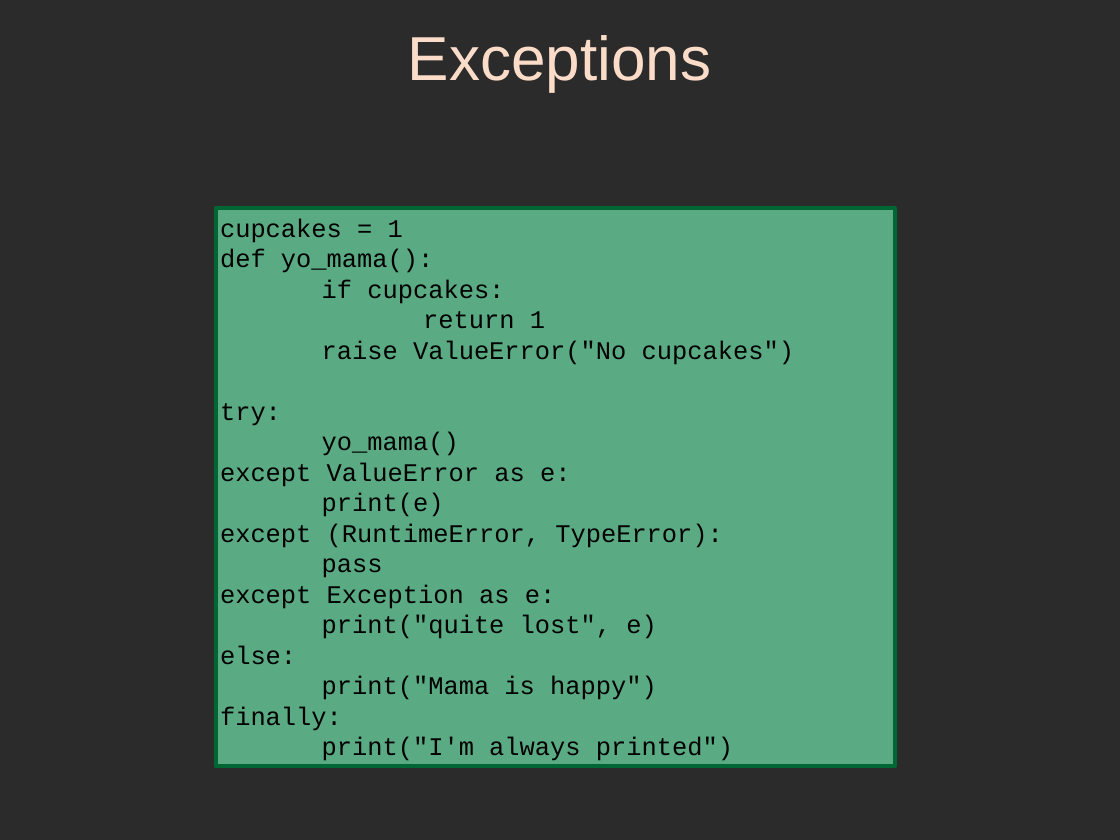
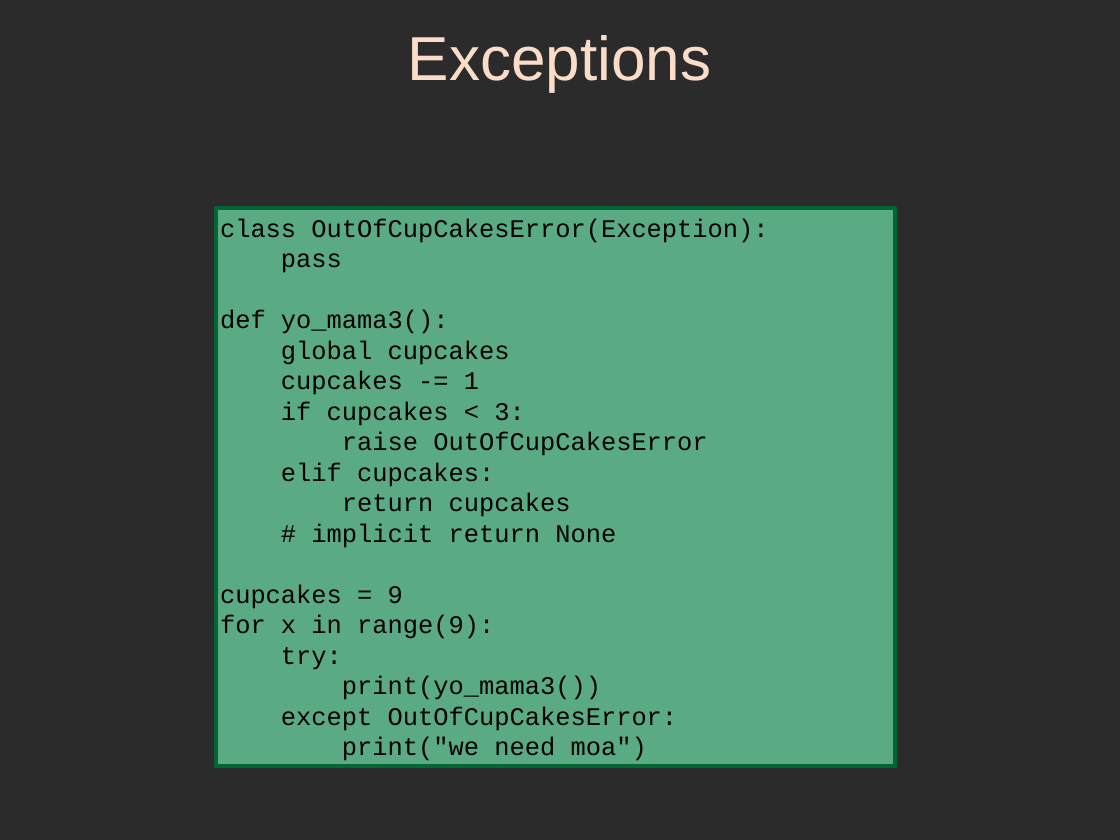
Before and after one commit to sphaero/workshops, a slide deck: slide 57 of PythonFu/presentation.odp (slide 56 before the commit). Drawn at 1120x840 pixels with LibreOffice and Linux fonts; fonts in the diff are those of the drawing; background and template pictures are left out; a plain dark background stands for a picture behind light text. Boxes give left, top, right and bottom in pixels: in the first picture for what was removed or moved away, otherwise in the second. Text is boxed around its words. In the diff, an @@ line names an element or a change of style, - is before the commit and + after.

Commit message:
update exceptions

```diff
--- a/PythonFu/presentation.odp
+++ b/PythonFu/presentation.odp
@@ text in rectangle at box(220, 218, 768, 639): text changed @@
-cupcakes = 1
-def yo_mama():
-if cupcakes:
-return 1
-raise ValueError("No cupcakes")
+class OutOfCupCakesError(Exception):
+pass
+def yo_mama3():
+global cupcakes
+cupcakes -= 1
+if cupcakes < 3:
+raise OutOfCupCakesError
+elif cupcakes:
+return cupcakes
+# implicit return None
+cupcakes = 9
+for x in range(9):
@@ text in rectangle at box(281, 676, 678, 761): text changed @@
-yo_mama()
-except ValueError as e:
-print(e)
-except (RuntimeError, TypeError):
-pass
-except Exception as e:
-print("quite lost", e)
-else:
-print("Mama is happy")
-finally:
-print("I'm always printed")
+print(yo_mama3())
+except OutOfCupCakesError:
+print("we need moa")
```
Also in this commit, not shown: 2 other slides changed, 1 slide added, 1 other file.
